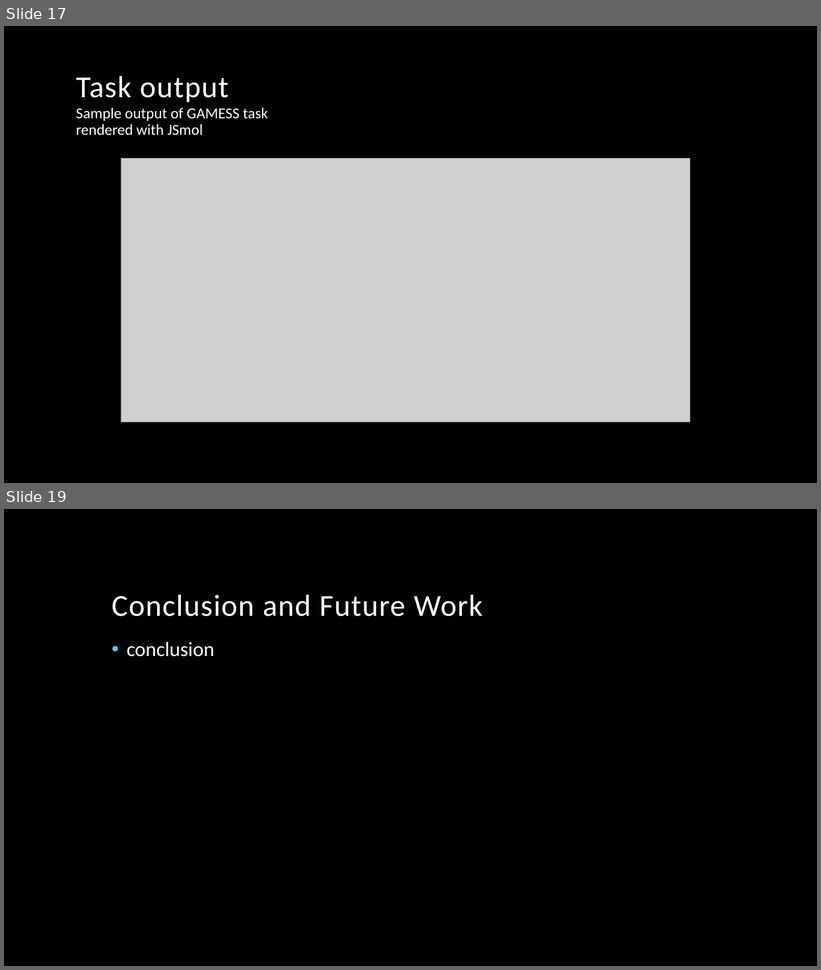
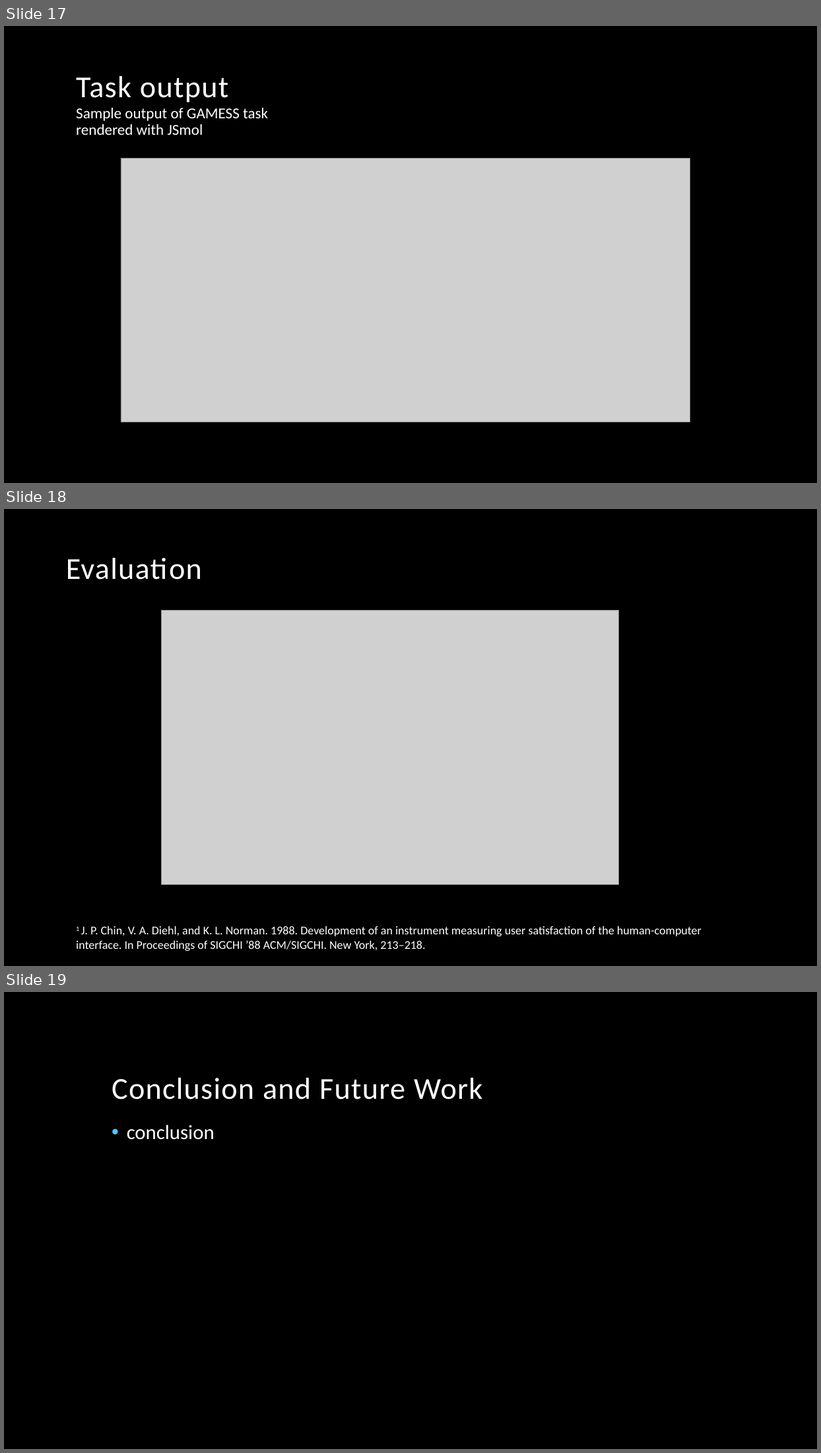
Before and after one commit to vincentpaul12/SkyLab-Files, a slide deck: pcsc_skylab.pptx. Shown one above the other, each under a label of ours: slides 17 and 19 before the commit, slides 17, 18 and 19 after it; the slides between them are not shown. The pictures are 821x970 and 821x1453 pixels, drawn with LibreOffice and Linux fonts; fonts in the diff are those of the drawing; grey boxes stand for pictures; background and template pictures are left out. Boxes give left, top, right and bottom in pixels: in the first picture for what was removed or moved away, otherwise in the second. Text is boxed around its words. In the diff, an @@ line names an element or a change of style, - is before the commit and + after.

```diff
--- a/pcsc_skylab.pptx
+++ b/pcsc_skylab.pptx
@@ slide 18 added at <box>4,509,817,966</box>, background picture (left out) @@
@@ title added at <box>66,558,202,580</box>, 36 pt, text #FFFFFF @@
+Evaluation
@@ picture added at <box>161,611,619,885</box> @@
@@ text added at <box>76,926,702,951</box>, 14 pt, text #FFFFFF @@
+1 J. P. Chin, V. A. Diehl, and K. L. Norman. 1988. Development of an instrument measuring user satisfaction of the human-computer interface. In Proceedings of SIGCHI ’88 ACM/SIGCHI. New York, 213–218.
```
Also in this commit, not shown: 1 slide changed, 1 slide removed.
